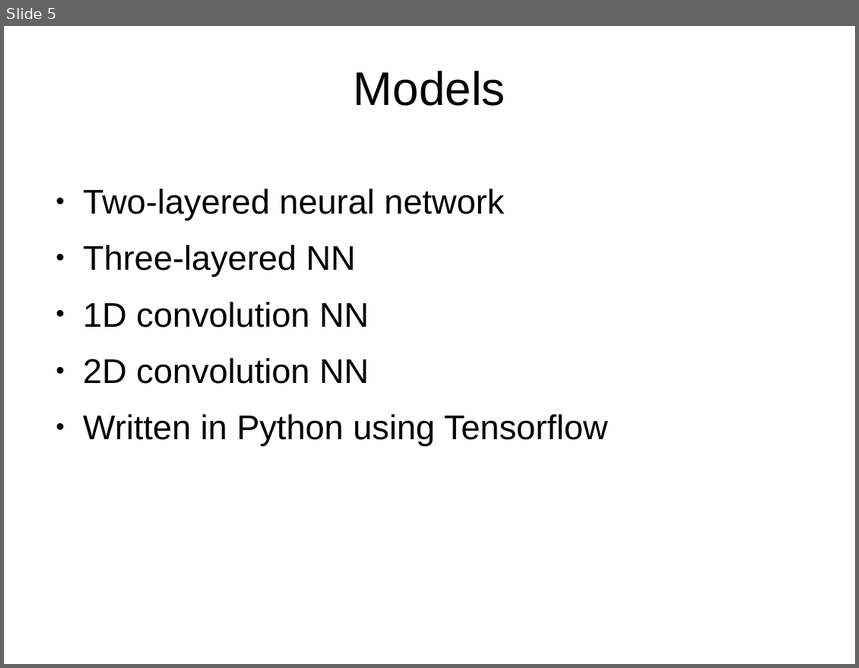
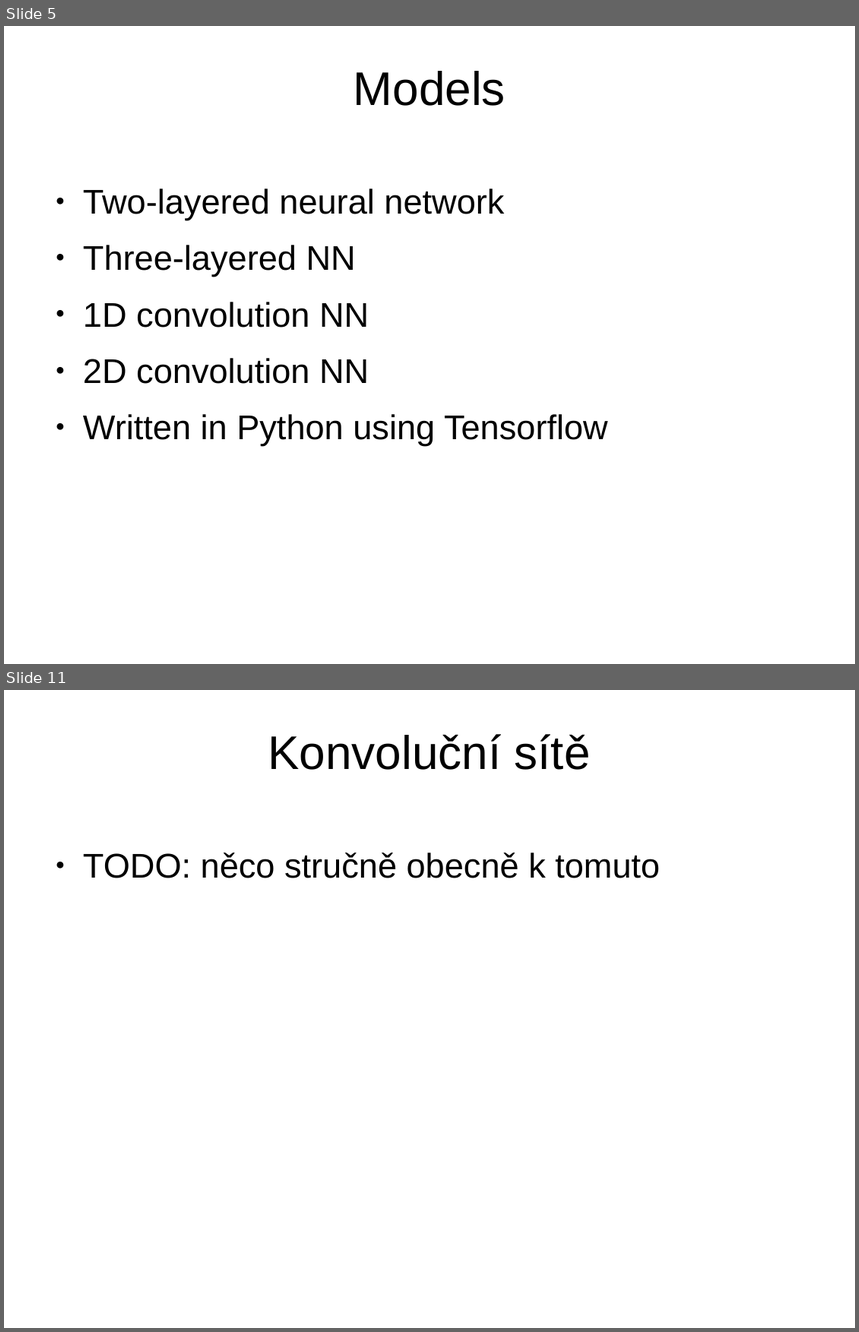
Before and after one commit to kappalabs/NNLeafClassifierProject, a slide deck: slideshow/slides.odp. Shown one above the other, each under a label of ours: slide 5 before the commit, slides 5 and 11 after it; the slides between them are not shown. The pictures are 859x668 and 859x1332 pixels, drawn with LibreOffice and Linux fonts; fonts in the diff are those of the drawing; background and template pictures are left out. Boxes give left, top, right and bottom in pixels: in the first picture for what was removed or moved away, otherwise in the second. Text is boxed around its words. In the diff, an @@ line names an element or a change of style, - is before the commit and + after.

```diff
--- a/slideshow/slides.odp
+++ b/slideshow/slides.odp
@@ slide 11 added at (4, 690, 855, 1328), background picture (left out) @@
@@ title added at (268, 734, 591, 770), 44 pt, text #000000 @@
+Konvoluční sítě
@@ text added at (83, 853, 660, 878), 32 pt, text #000000 @@
+● TODO: něco stručně obecně k tomuto
```
Also in this commit, not shown: 4 slides changed, 4 other slides added, 3 other files.
